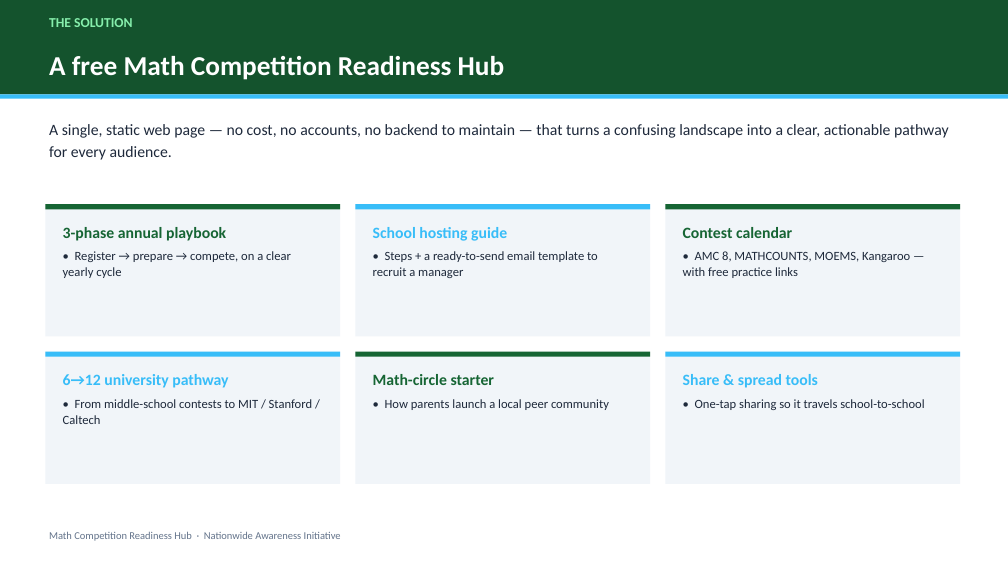
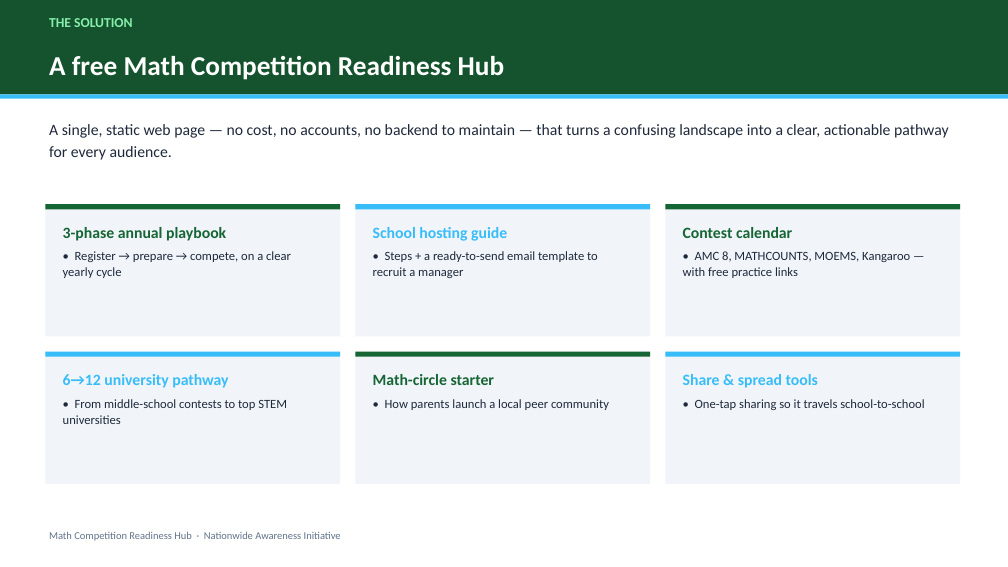
Before and after one commit to vineetagrwal/math-dance-pathway, a slide deck: slide 7 of Math-Competition-Strategy-DeptOfEducation.pptx. Drawn at 1008x567 pixels with LibreOffice and Linux fonts; fonts in the diff are those of the drawing. Boxes give left, top, right and bottom in pixels: in the first picture for what was removed or moved away, otherwise in the second. Text is boxed around its words. In the diff, an @@ line names an element or a change of style, - is before the commit and + after.

```diff
--- a/Math-Competition-Strategy-DeptOfEducation.pptx
+++ b/Math-Competition-Strategy-DeptOfEducation.pptx
@@ text at (63,399,287,424): text changed @@
-• From middle-school contests to MIT / Stanford / Caltech
+• From middle-school contests to top STEM universities
```
Also in this commit, not shown: 5 other files.
